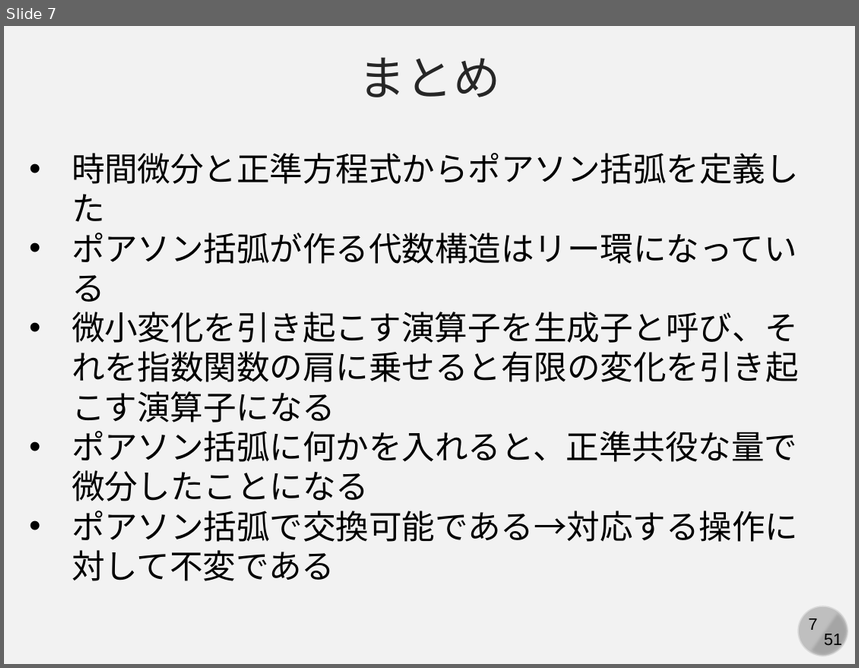
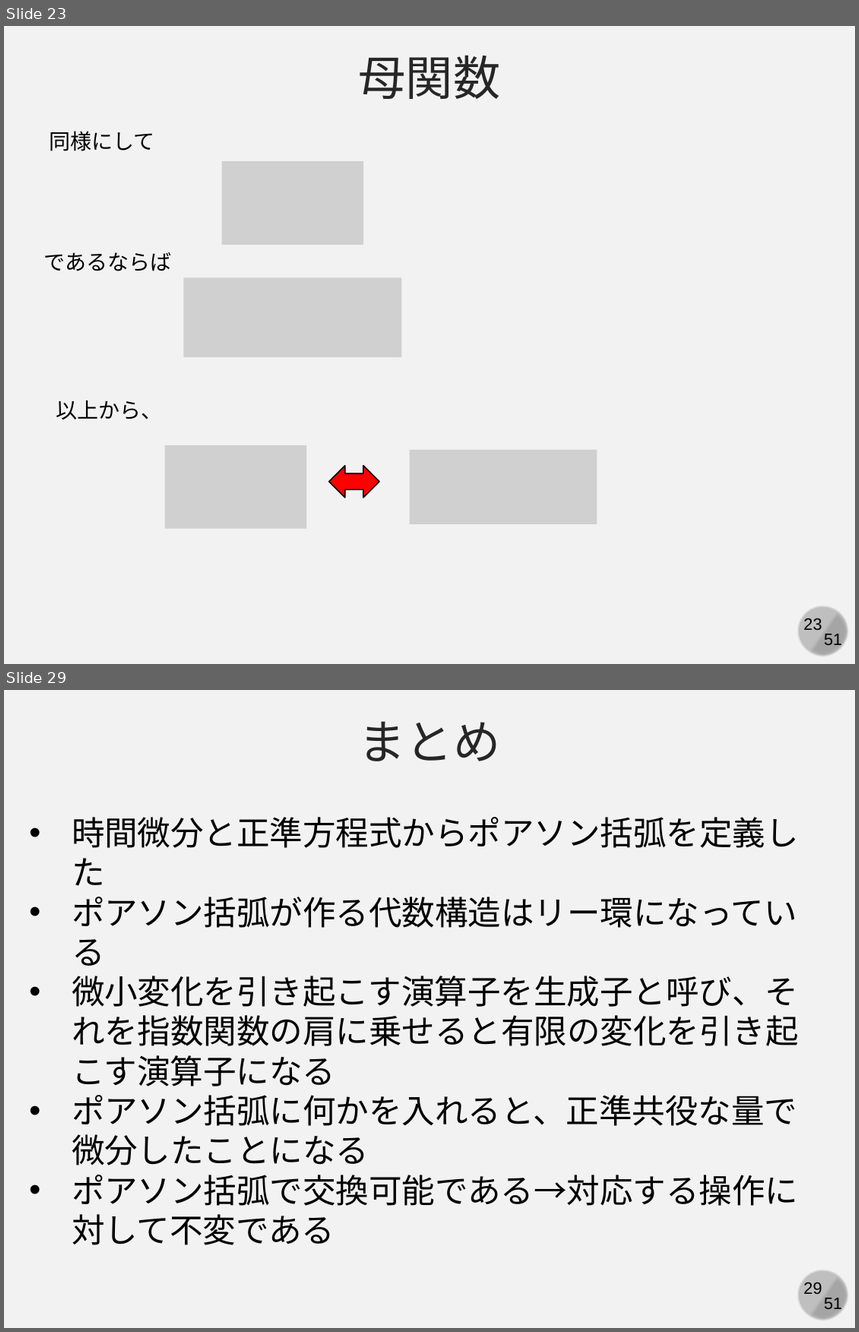
Before and after one commit to kaityo256/classical_mechanics, a slide deck: canonical_transformation/fig/slide.pptx. Shown one above the other, each under a label of ours: slide 7 before the commit, slides 23 and 29 after it; the slides between them are not shown. The pictures are 859x668 and 859x1332 pixels, drawn with LibreOffice and Linux fonts; fonts in the diff are those of the drawing; grey boxes stand for pictures. Boxes give left, top, right and bottom in pixels: in the first picture for what was removed or moved away, otherwise in the second. Text is boxed around its words. In the diff, an @@ line names an element or a change of style, - is before the commit and + after.

```diff
--- a/canonical_transformation/fig/slide.pptx
+++ b/canonical_transformation/fig/slide.pptx
@@ slide 23 added at (4,26,855,664), background #F2F2F2; not listed: 4 template elements that a slide beside it also shows @@
@@ text added at (359,55,501,99), 40 pt, text #262626 @@
+母関数
@@ text added at (49,131,154,151), 18 pt, text #000000 @@
+同様にして
@@ picture added at (222,161,364,245) @@
@@ text added at (44,252,172,271), 18 pt, text #000000 @@
+であるならば
@@ picture added at (183,278,401,358) @@
@@ text added at (56,401,162,420), 18 pt, text #000000 @@
+以上から、
@@ picture added at (165,446,307,529) @@
@@ picture added at (409,450,597,525) @@
@@ left right arrow added at (329,466,379,499), fill #FF0000, outline #000000 1 pt @@
@@ what was slide 7 is now slide 29 @@
@@ page number at (804,1283,822,1294): text changed @@
-7
+29
```
Also in this commit, not shown: 1 slide changed, 21 other slides added, 1 other file.
